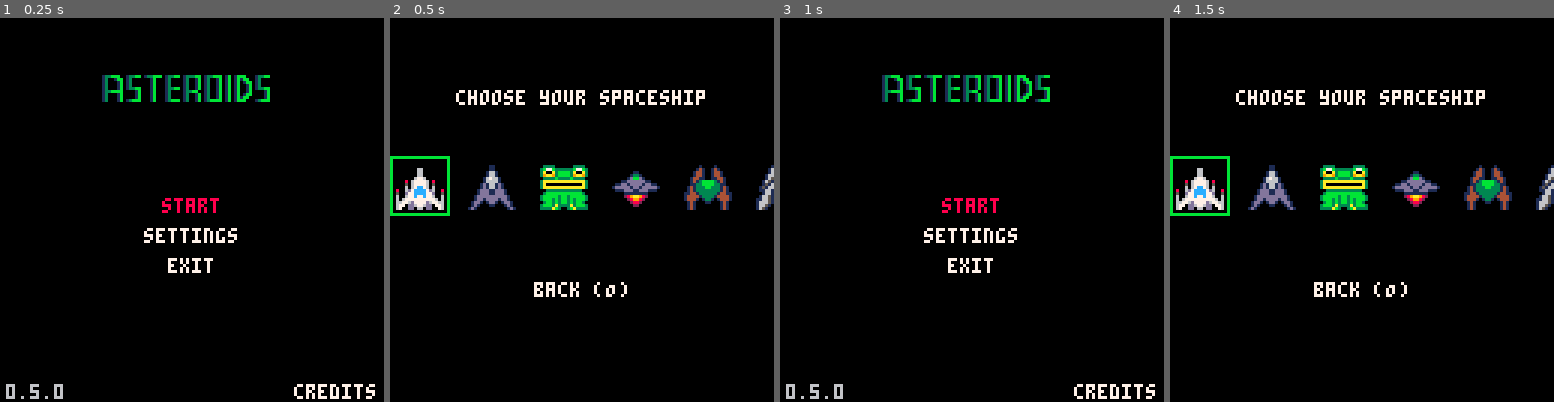
Above: before the commit, frames 1-4 (left to right).
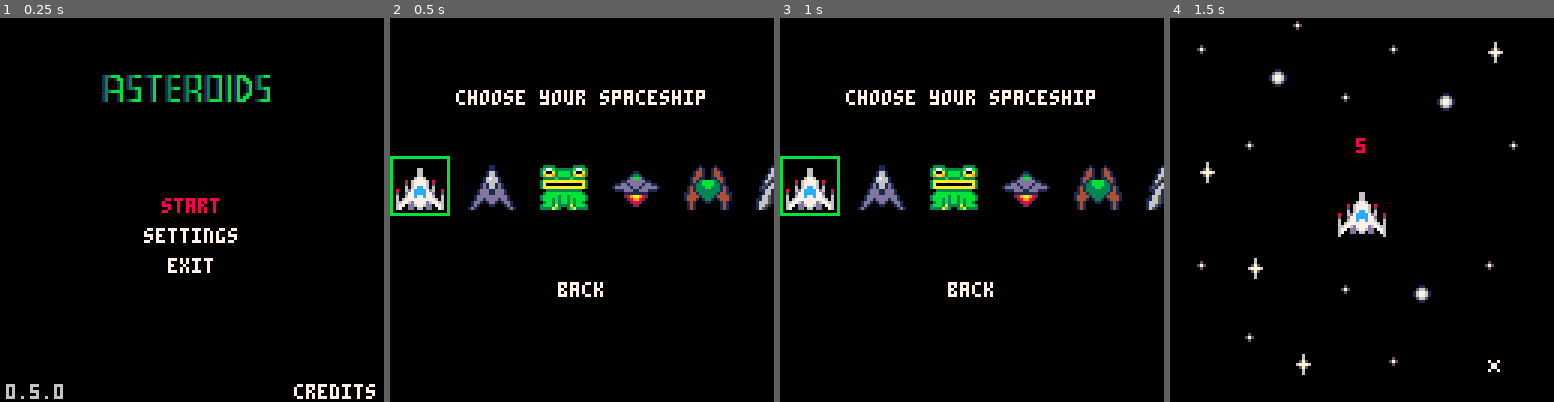
Above: after the commit, the same moments.

Repository: crodriguezprieto/P8-ASTEROIDS
Game: PICO-8 cartridge asteroids.p8
Same seed, same stepped clock (60 frames per second), same inputs: the game is played once before the commit and once after it.
Inputs:
- Up to frame 1 (0.25 s): no input
- Up to frame 2 (0.5 s): tap X (X key) at 0.33 s
- Up to frame 3 (1 s): tap O (Z key) at 0.7 s
- Up to frame 4 (1.5 s): tap X (X key) at 1.07 s

Frame 1 is identical in both runs. In frame 2, 0.4% of the frame differs, in the area x 37-62%, y 68-73%; in frame 3, 9.2%, in the area x 0-100%, y 14-100%; in frame 4, 8.3%.

Commit message:
credits update

Diff:
--- a/asteroids.p8
+++ b/asteroids.p8
@@ -15,7 +15,7 @@
   - rocks: sprites 2 and 3, spawned from outside screen, random direction.
   - bullets: sprite 4, 10 bullets every second.
   - lives: 3, you lose each one after hitting a rock.
-  - states: menu, cooldown, gameplay, game over.
+  - states: menu, settings, credits, cooldown, new game, game over.
 --]]
 
 -- init function
@@ -46,6 +46,7 @@
   display_ships = {81,84,87,90,93,145,148}
   real_ships    = {64,67,70,73,76,128,131}
   sel_ship      = 1
+  sel_row       = 1   -- 1=carrousel, 2=back
   ship_selected = false
 end
 
@@ -157,21 +158,31 @@
 function update_ship_select()
   local n = #display_ships
 
-  -- left/right arrow to iterate
-  if btnp(0) then
-    sel_ship = sel_ship>1 and sel_ship-1 or n
-  elseif btnp(1) then
-    sel_ship = sel_ship<n and sel_ship+1 or 1
+  -- arrows up/down switch between carrousel and going back
+  if btnp(2) then
+    sel_row = 1
+  elseif btnp(3) then
+    sel_row = 2
+  end
+
+  -- left/right arrow to iterate only on carrousel
+  if sel_row==1 then
+    if btnp(0) then
+      sel_ship = sel_ship>1 and sel_ship-1 or n
+    elseif btnp(1) then
+      sel_ship = sel_ship<n and sel_ship+1 or 1
+    end
   end
 
   if btnp(5) then
-    player.spr    = real_ships[sel_ship]
-    ship_selected = true
-    reset_game()
-  end
-
-  if btnp(4) then
-    game_state="menu"
+    if sel_row==1 then
+      player.spr    = real_ships[sel_ship]
+      ship_selected = true
+      reset_game()
+    else
+      sel_row = 1
+      game_state = "menu"
+    end
   end
 end
 
@@ -202,7 +213,7 @@
   for i,id in ipairs(display_ships) do
     local x = off + (i - 1) * spacing
     spr_r(id, x, y0, 270, 2, 2)
-    if i == sel_ship then
+    if sel_row == 1 and i == sel_ship then
       rect(x - frame, y0 - frame,
            x + sprite_w + frame - 1,  -- -1 porque sprite_w=16 da [0..15]
            y0 + sprite_w + frame - 1,
@@ -211,8 +222,9 @@
   end
 
   -- back button o=z
-  local back="back (O)"
-    print(back,(128-#back*4)/2,y0+40,7)
+  local back="back"
+  local col = (sel_row==2) and 11 or 7
+  print(back,(128-#back*4)/2,y0+40,col)
 end
 
 -- main update loop (exec 30 times/sec)
@@ -243,7 +255,7 @@
     draw_settings()
   elseif game_state == "credits" then
     draw_credits()
-  elseif game_state=="ship_select" then
+  elseif game_state == "ship_select" then
     draw_ship_select()
   elseif game_state == "cooldown" then
     draw_cooldown()
@@ -258,30 +270,85 @@
 --  logic and drawing of each state of the game
 -- =============================================
 
-function draw_credits()
-  local s   = "crodriguezprieto"
-  local len = #s
-  local w   = len * 4
-  local x   = (128 - w) / 2
-  local y   = (128 - 6) / 2
-
-  -- increase n = raise speed on changing char colour
-  local n = 12
-  local t = flr(time() * n)
-
-  for i=1,len do
-    -- changes the colour of the char visually to the right
-    local col = ((t - i + 15) % 15) + 1
-    print(sub(s, i, i), x + (i-1)*4, y, col)
-  end
-end
-
--- update_credits function
+-- state: credits
 function update_credits()
   -- pressing x goes back to menu
   if btnp(5) then
     game_state="menu"
   end
+end
+
+-- draw credits
+-- print text with dynamic line break
+function print_wrap(txt, x0, y0, max_x, col)
+  local x, y = x0, y0
+  -- separate words
+  for word in all(split(txt, " ")) do
+    local w = #word * 4
+    -- if doesn't fit and we are not at the begining of the line, line break
+    if x > x0 and x + w > max_x then
+      x = x0
+      y += 6 -- line heigh (6px)
+    end
+    -- print word letter by letter
+    for i = 1, #word do
+      local ch = sub(word, i, i)
+      local ch_col = (ch == "a") and 11 or col
+      print(ch, x, y, ch_col)
+      x += 4
+    end
+    -- print space only if we are at the begining of the line and it fits
+    if x > x0 and x + 4 <= max_x then
+      print(" ", x, y, col)
+      x += 4
+    end
+  end
+end
+
+-- estado: credits
+function draw_credits()
+  cls()
+
+  local full_txt = "hi! i'm carlos rodriguez prieto and i created this asteroids type game with love in my spare time as a way to get some knowledge of this tiny but powerful engine and to polish some basic and mathematical knowledge applied to gaming. i kindly thank you for trying out my game."
+  local x0, y0 = 2, 2 -- start point
+  local limit = 127   -- max width
+  local col = 7       -- white text colour
+
+  -- full body paint
+  print_wrap(full_txt, x0, y0, limit, col)
+
+  -- calculate where the last finished
+  local lines = ceil((#full_txt * 4) / (limit - x0)) -- aprox.
+  local ty = y0 + lines * 6 + 4
+
+  local colored = "enjoy!"
+  local len = #colored
+  local w = len * 4
+  local x = (128 - w) / 2
+  local y = (128 - 6) / 1.7 -- 6 is single char height
+
+  -- increase n = raise speed on changing char colour
+  local n = 12
+  local t = flr(time() * n)
+
+  for i=1,len do
+    -- changes the colour of the char visually to the right
+    local col = ((t - i + 15) % 15) + 1
+    print(sub(colored, i, i), x + (i-1)*4, y, col)
+  end
+
+  spr()
+
+  local year = "2025"
+  local ylen = #year
+  local yw = ylen * 4
+  local yx = (128 - yw) / 2  -- centered
+  local yy = y + 8           -- 8 pixels below name
+
+  local ty = flr(time())
+
+  local year_col = ((ty - 1 + 15) % 15) + 1
+  print(year, yx, yy, year_col)
 end
 
 -- state: settings
@@ -294,19 +361,19 @@
 
   if btnp(5) then
     if settings_option==1 then
-      switch_spaceship()
+      --switch_spaceship()
     else game_state="menu" end
   end
 end
 
 function draw_settings()
-  local opts = {"change spaceship", "back"}
+  local opts = {"mamahuevo digo gluglu", "back"}
   for i,txt in ipairs(opts) do
     -- colour
     local col = (settings_option==i) and 8 or 7
     -- width in pixels (every char weights 4 px)
     local w = #txt * 4
-    -- x centered (PICOヌ█➡️8 screen width: 128 px)
+    -- x centered (PICO-8 screen width: 128 px)
     local x = flr((128 - w) / 2)
     -- y starting at 60 and 10 px space between lines
     local y = 60 + (i-1)*10
@@ -343,7 +410,7 @@
 function draw_menu()
    cls()
 
-  -- draws logo from sprites (16 sprites: 8れ❎2) centered
+  -- draws logo from sprites (16 sprites: 8x2) centered
   local tiles_w = 8     -- 8 columns
   local tiles_h = 2     -- 2 rows
   local logo_w  = tiles_w * 8
@@ -359,14 +426,14 @@
     end
   end
 
-  -- centered menu display
+  -- 1,2,3 centered menu display
   local opts = {"start", "settings", "exit"}
   for i,txt in ipairs(opts) do
     -- colour
     local col = (menu_option==i) and 8 or 7
     -- width in pixels (every char weights 4 px)
     local w = #txt * 4
-    -- x centered (PICOヌ█➡️8 screen width: 128 px)
+    -- x centered (PICO-8 screen width: 128 px)
     local x = flr((128 - w) / 2)
     -- y starting at 60 and 10 px space between lines
     local y = 60 + (i-1)*10
@@ -410,7 +477,7 @@
   print(num, 62, 40, 8)
 end
 
--- state: gameplay
+-- state: new game
 function update_game()
   -- 1. updates player (spin and shoot)
   if btn(0) then player.ang -= player.rot_speed end
@@ -676,20 +743,21 @@
 0000000000000000000000000000000000000000000000000000000000000000000ddddddddd0000000ddddddddd0000000ddddddddd00000000000000000000
 00000000000000000000000000000000000000000000000000000000000000000000000000000000000000000000000000000000000000000000000000000000
 0000000000000000000000000000000000000000000000000000000000000000000000bbb0000000000000bbb0000000000000bbb00000000000000000000000
-000000000000000000000000000000000000000000000000000000000000000000000b000b00000000000b000b00000000000b000b0000000000000000000000
-0000000000000000000000000000000000000000000000000000000000000000000000bbb0000000000000bbb0000000000000bbb00000000000000000000000
-00000000000000000000000000000000000000000000000000000000000000000000000000000000000000000000000000000000000000000000000000000000
-00000000000000000000000000000000000000000000000000000000000000000000000000000000000000000000000000000000000000000000000000000000
+0bb00bb0088008800cc00cc0066006600aa00aa0077007700ee00ee00000000000000b000b00000000000b000b00000000000b000b0000000000000000000000
+3bbbb77b288887781cccc77cd66667769aaaa77a677776672eeee77e00000000000000bbb0000000000000bbb0000000000000bbb00000000000000000000000
+3bbbbb7b288888781ccccc7cd66666769aaaaa7a677777672eeeee7e000000000000000000000000000000000000000000000000000000000000000000000000
+3bbbbbbb288888881cccccccd66666669aaaaaaa677777772eeeeeee000000000000000000000000000000000000000000000000000000000000000000000000
+03bbbbb00288888001ccccc00d66666009aaaaa00677777002eeeee00000000000000000000000000000bbbbbbb000000000bbbbbbb000000000000000000000
+003bbb0000288800001ccc0000d66600009aaa0000677700002eee00000000000000000000000000000b0000000b0000000b0000000b00000000000000000000
+0003b000000280000001c000000d60000009a000000670000002e000000000000000000000000000000b0000000b0000000b0000000b00000000000000000000
 000000000000000000000000000000000000000000000000000000000000000000000000000000000000bbbbbbb000000000bbbbbbb000000000000000000000
-00000000000000000000000000000000000000000000000000000000000000000000000000000000000b0000000b0000000b0000000b00000000000000000000
-00000000000000000000000000000000000000000000000000000000000000000000000000000000000b0000000b0000000b0000000b00000000000000000000
-000000000000000000000000000000000000000000000000000000000000000000000000000000000000bbbbbbb000000000bbbbbbb000000000000000000000
-00000000000000000000000000000000000000000000000000000000000000000000000000000000000000000000000000000000000000000000000000000000
-00000000000000000000000000000000000000000000000000000000000000000000000000000000000000000000000000000000000000000000000000000000
-0000000000000000000000000000000000000000000000000000000000000000000000000000000000000000000000000bbbbbbbbbbbbb000000000000000000
-000000000000000000000000000000000000000000000000000000000000000000000000000000000000000000000000b0000000000000b00000000000000000
-000000000000000000000000000000000000000000000000000000000000000000000000000000000000000000000000b0000000000000b00000000000000000
-0000000000000000000000000000000000000000000000000000000000000000000000000000000000000000000000000bbbbbbbbbbbbb000000000000000000
+044004400ff00ff00000000000000000000000000000000000000000000000000000000000000000000000000000000000000000000000000000000000000000
+544447746ffff77f0000000000000000000000000000000000000000000000000000000000000000000000000000000000000000000000000000000000000000
+544444746fffff7f000000000000000000000000000000000000000000000000000000000000000000000000000000000bbbbbbbbbbbbb000000000000000000
+544444446fffffff00000000000000000000000000000000000000000000000000000000000000000000000000000000b0000000000000b00000000000000000
+0544444006fffff000000000000000000000000000000000000000000000000000000000000000000000000000000000b0000000000000b00000000000000000
+00544400006fff00000000000000000000000000000000000000000000000000000000000000000000000000000000000bbbbbbbbbbbbb000000000000000000
+000540000006f0000000000000000000000000000000000000000000000000000000000000000000000000000000000000000000000000000000000000000000
 __map__
 00000000001e0000000000000000000000000000000000000000000000000000000000000000000000000000000000000000000000000000000000000000000000000000000000000000000000000000000000000000000000000000000000000000000000000000000000000000000000000000000000000000000000000000
 001e000000000000001e0000000f000000000000000000000000000000000000000000000000000000000000000000000000000000000000000000000000000000000000000000000000000000000000000000000000000000000000000000000000000000000000000000000000000000000000000000000000000000000000
